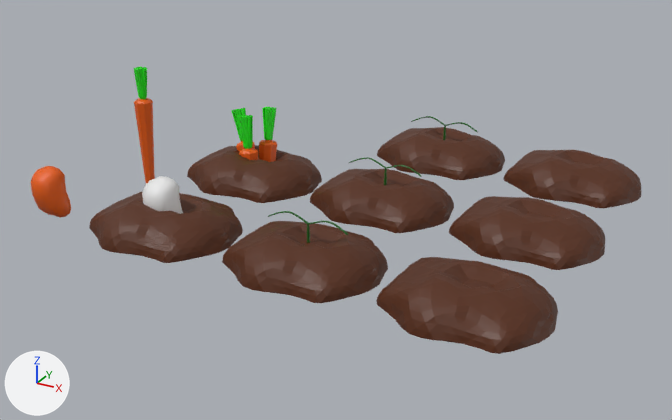
The FBX model Assets/Materials/Models/Low_Poly_Vegetables.fbx: old version first, new version second.
Before and after are seen from a camera (50 mm lens) standing at (8.91, -8.28, 4.8) and looking at (3.38, 1.78, -0.23). Every picture has the same lights, and +X, +Y and +Z are marked at lower left. Where no turn or scale is listed for an object, it has been applied to the vertices.

In view in the first picture: 'Carrot', 'CarrotStage1', 'CarrotStage2', 'CarrotStage3', 'Potato', 'Potato.001', 'PotatoStage1', 'PotatoStage2', 'Soil.001', 'TomatoStage1', 'TomatoStage2'.
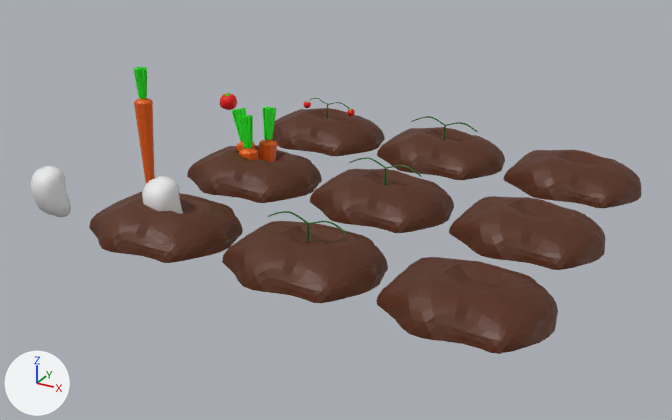
The change, as a diff of the scene's bpy script:
```diff
--- a/Assets/Materials/Models/Low_Poly_Vegetables.fbx.py
+++ b/Assets/Materials/Models/Low_Poly_Vegetables.fbx.py
@@ mat_tomatored_002 @@
+mat_tomatored_002 = principled_material('TomatoRed.002')
+mat_tomatored_002.base_color = (0.8, 0.000797, 0.0)  # red #e70300
@@ mat_tomatogreen_002 @@
+mat_tomatogreen_002 = principled_material('TomatoGreen.002')
+mat_tomatogreen_002.base_color = (0.0021, 0.8, 0.0)  # green #07e700
@@ mat_soilmaterial_001 @@
+mat_soilmaterial_001 = principled_material('SoilMaterial.001')
+mat_soilmaterial_001.base_color = (0.0908, 0.0197, 0.00197)  # brown #552606
@@ mat_tomatored_001 @@
+mat_tomatored_001 = principled_material('TomatoRed.001')
+mat_tomatored_001.base_color = (0.8, 0.000797, 0.0)  # red #e70300
@@ mat_sproutmaterial_001 @@
+mat_sproutmaterial_001 = principled_material('SproutMaterial.001')
+mat_sproutmaterial_001.base_color = (0.00731, 0.115, 0.00677)  # dark green #155f14
@@ mat_tomatogreen_001 @@
+mat_tomatogreen_001 = principled_material('TomatoGreen.001')
+mat_tomatogreen_001.base_color = (0.0021, 0.8, 0.0)  # green #07e700
@@ mat_tomatogreen @@
+mat_tomatogreen = principled_material('TomatoGreen')
+mat_tomatogreen.base_color = (0.0021, 0.8, 0.0)  # green #07e700
@@ mat_tomatored @@
+mat_tomatored = principled_material('TomatoRed')
+mat_tomatored.base_color = (0.8, 0.000797, 0.0)  # red #e70300
@@ me_cube @@
 me_cube.from_pydata(...)  # 98 vertices, 96 faces; spans x -0.295..0.242, y -0.231..0.244, z -0.377..0.352
-me_cube.materials.append(mat_carrotorange)  # orange #e75c00
+me_cube.materials.append(mat_potatomaterial)  # white #e7e7e7
@@ me_cylinder_005 @@
+me_cylinder_005.from_pydata(...)  # 3825 vertices, 3949 faces; spans x -0.9..0.92, y -0.89..0.85, z -0.13..0.52
+# faces by material slot: [1604, 641, 340, 512, 340, 512]
+me_cylinder_005.materials.append(mat_sproutmaterial_001)  # dark green #155f14
+me_cylinder_005.materials.append(mat_soilmaterial_001)  # brown #552606
+me_cylinder_005.materials.append(mat_tomatogreen_001)  # green #07e700
+me_cylinder_005.materials.append(mat_tomatored_001)  # red #e70300
+me_cylinder_005.materials.append(mat_tomatogreen_002)  # green #07e700
+me_cylinder_005.materials.append(mat_tomatored_002)  # red #e70300
@@ me_cylinder_004 @@
+me_cylinder_004.from_pydata(...)  # 862 vertices, 852 faces; spans x -0.151..0.148, y -0.154..0.15, z -0.249..0.051
+# faces by material slot: [340, 512]
+me_cylinder_004.materials.append(mat_tomatogreen)  # green #07e700
+me_cylinder_004.materials.append(mat_tomatored)  # red #e70300
@@ ob_tomatostage3 @@
+ob_tomatostage3 = bpy.data.objects.new('TomatoStage3', me_cylinder_005)
+ob_tomatostage3.location = (2.0, 4.0, 0.0)
@@ ob_tomato @@
+ob_tomato = bpy.data.objects.new('Tomato', me_cylinder_004)
+ob_tomato.location = (0.0, 4.15, 0.26)
```

Boxes [x1, y1, x2, y2] around the edits, measured in the pictures (672 x 420 px):
'TomatoStage3', added (brown)
    after: [272, 98, 385, 156]
    faces in mat_soilmaterial_001 (brown #552607): [272, 108, 385, 156]
'Potato', recoloured (orange to white)
    both: [31, 166, 71, 218]
'Tomato', added
    after: [220, 93, 237, 110]
    faces in mat_tomatored (red #e70300): [220, 93, 237, 110]
